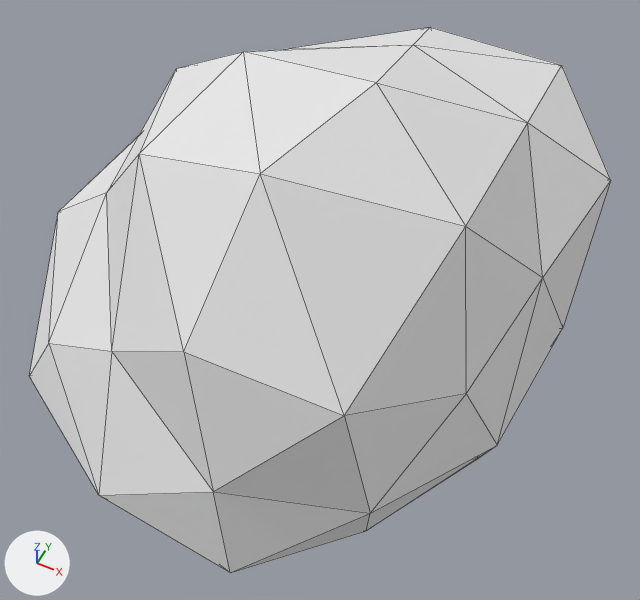
An edit to the OBJ model meshes/prop_v2_11.obj, drawn before and after from the same camera.
One viewpoint serves both versions: a camera (50 mm lens) standing at (-0.8311, 0.3816, 0.2175) and looking at (-0.9063, 0.5318, 0.0296). The axes (+X, +Y, +Z) are drawn at lower left. The lights are the same throughout. Mesh edges are drawn as thin lines. Where no turn or scale is listed for an object, it has been applied to the vertices.

The older version as bpy lines, for what is in view:
```python
me_prop_v2_11_icosphere_003 = bpy.data.meshes.new('prop_v2_11_Icosphere.003')
me_prop_v2_11_icosphere_003.from_pydata(...)  # 42 vertices, 80 faces; spans x -0.996..-0.842, y 0.459..0.617, z -0.02..0.099
me_prop_v2_11_icosphere_003.materials.append(mat_none)  # white #e7e7e7
ob_prop_v2_11_icosphere_003 = bpy.data.objects.new('prop_v2_11_Icosphere.003', me_prop_v2_11_icosphere_003)
ob_prop_v2_11_icosphere_003.location = (0.0, 0.0, 0.0)
```
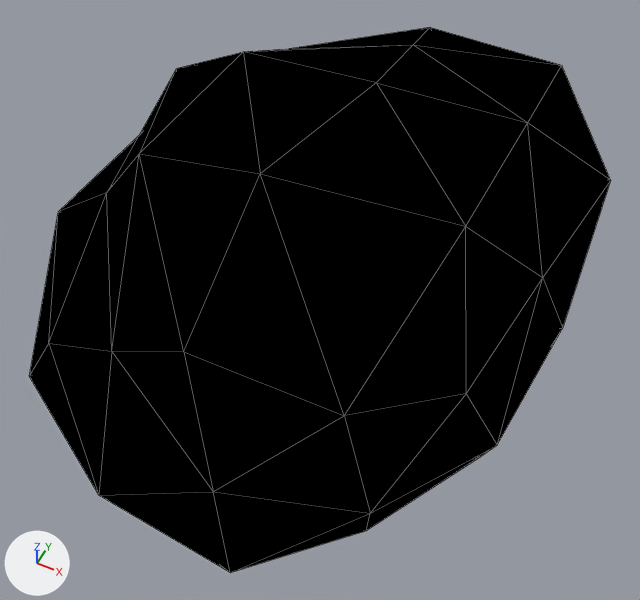
Where the change shows, as pixel boxes (x1, y1, x2, y2) in the pictures (640 x 600 px):
'prop_v2_11_Icosphere.003', recoloured (white to black): (29, 27, 611, 573) in both

What the commit changed:
Picture 'prop_v2_11_tex.png' (img_prop_v2_11_tex_png) is new.
Material 'prop_v2_11_material' (mat_prop_v2_11_material) is new.
Uses the picture img_prop_v2_11_tex_png.
me_prop_v2_11_icosphere_003 has 42 vertices, 80 faces and spans x -0.996..-0.842, y 0.459..0.617, z -0.02..0.099.
me_prop_v2_11_icosphere_003 no longer uses material mat_none (white #e7e7e7).
me_prop_v2_11_icosphere_003 now uses material mat_prop_v2_11_material.
